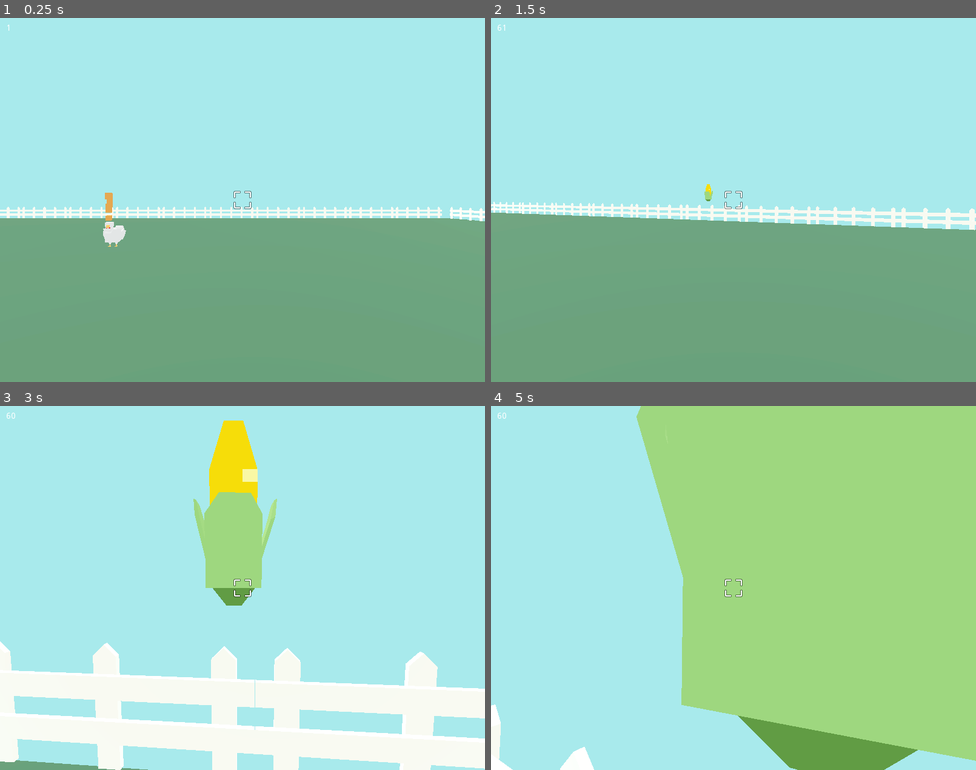
Above: before the commit, frames 1-4 (two rows, left to right).
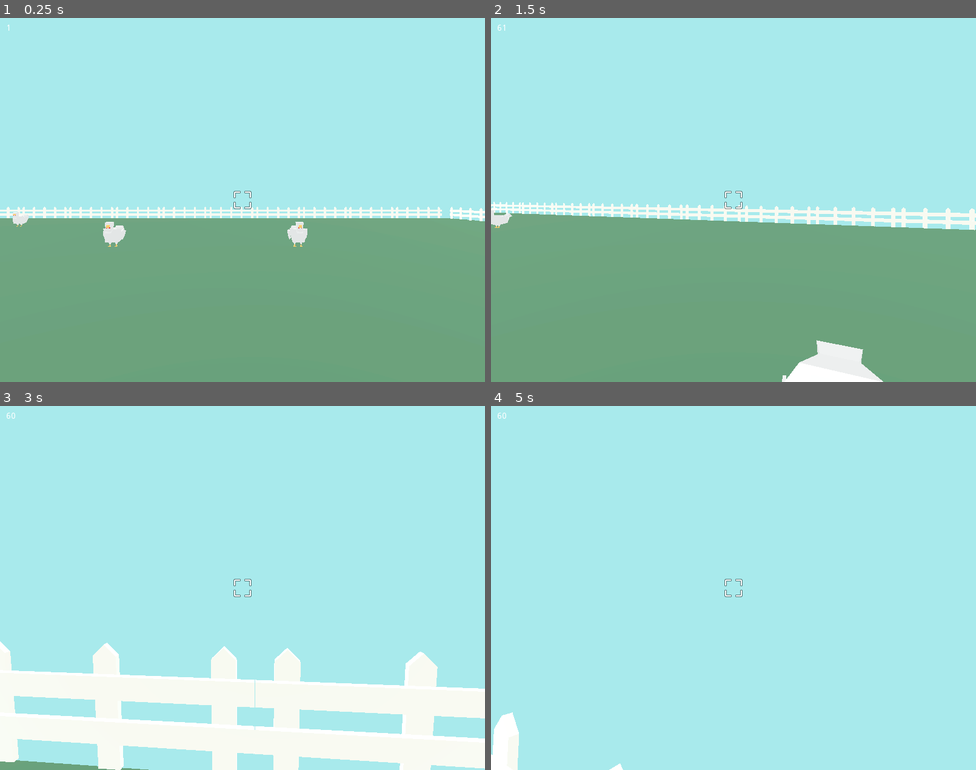
Above: after the commit, the same moments.

Repository: ehtd/godot_wild_jam_32
Game: Godot game, scene res://World.tscn
Same seed, same stepped clock (60 frames per second), same inputs: the game is played once before the commit and once after it.
Inputs (mouse positions are in pixels of both pictures, inside the frame that each line leads up to):
- Up to frame 1 (0.25 s): no input
- Up to frame 2 (1.5 s): move the mouse to (757, 200) at 0.52 s; hold W (move_forward) from 0.53 s (still down); tap E (grab) at 0.6, 1.35 s; click (757, 200) at 0.67 s; move the mouse to (709, 200) at 1.27 s; click (709, 200) at 1.42 s
- Up to frame 3 (3 s): keep holding W (move_forward); move the mouse to (252, 580) at 2.02 s; tap E (grab) at 2.1, 2.85 s; click (252, 580) at 2.17 s; move the mouse to (237, 595) at 2.77 s; click (237, 595) at 2.92 s
- Up to frame 4 (5 s): keep holding W (move_forward); move the mouse to (767, 591) at 3.52 s; tap E (grab) at 3.6, 4.35 s; click (767, 591) at 3.67 s; move the mouse to (694, 584) at 4.27 s; click (694, 584) at 4.42 s

The runs differ from the first frame. In frame 1, 0.3% of the frame differs, in the area x 2-64%, y 48-63%; in frame 2, 1.6%; in frame 3, 5.2%; in frame 4, 60%, in the area x 0-100%, y 0-100%.

Commit message:
fix collisions

Diff:
--- a/Chicken/Chicken.gd
+++ b/Chicken/Chicken.gd
@@ -32,6 +32,7 @@
 #	search_for_corn()
 	#print(closest_corn)
 	move_component.init(self)
+	question_mark.hide()
 
 
 func _process(delta):
@@ -118,7 +119,7 @@
 func set_state_walk():
 	current_state = STATES.WALK
 	animation_player.play("walk_loop")
-	print("walk")
+	#print("walk")
 
 func set_state_look():
 	current_state = STATES.LOOK
@@ -133,7 +134,7 @@
 func set_state_scared():
 	current_state = STATES.SCARED
 	animation_player.play("Idle_loop")
-	print("scared")
+	#print("scared")
 
 func can_see_player():
 	var direction_to_player = global_transform.origin.direction_to(player_ref.global_transform.origin)
--- a/Chicken/Chicken.tscn
+++ b/Chicken/Chicken.tscn
@@ -42,7 +42,7 @@
 
 [node name="MoveComponent" parent="." instance=ExtResource( 7 )]
 movement_acceleration = 2
-max_speed = 10
+max_speed = 3
 ignore_rotation = true
 
 [node name="PickupComponent" type="Area" parent="."]
--- a/Player/MoveComponent.gd
+++ b/Player/MoveComponent.gd
@@ -34,7 +34,7 @@
 
 func _physics_process(delta):
 	if frozen:
-		print("frozen")
+		#print("frozen")
 		return
 
 	var current_movement_vector = movement_vector
@@ -48,9 +48,9 @@
 
 
 func freeze():
-	print("freezing")
+	#print("freezing")
 	frozen = true
 
 func unfreeze():
-	print("unfreeze")
+	#print("unfreeze")
 	frozen = false
--- a/Player/Player.gd
+++ b/Player/Player.gd
@@ -52,7 +52,8 @@
 	if Input.is_action_just_pressed("grab"):
 		var result = can_grab_chicken()["result"]
 		if result:
-			add_corn_to_position(result.position)
+			pass
+
 
 
 func _input(event):
@@ -64,6 +65,7 @@
 	if event is InputEventMouseButton and event.pressed and event.button_index == 1:
 		var result = get_ray_intersected_dictionary(event.position, 1, ray_length_corn)
 		if result:
+			print(result)
 			add_corn_to_position(result.position)
 
 func update_ui():
--- a/Player/Player.tscn
+++ b/Player/Player.tscn
@@ -11,7 +11,7 @@
 "player",
 ]]
 collision_layer = 2
-collision_mask = 3
+collision_mask = 35
 script = ExtResource( 1 )
 
 [node name="CollisionShape" type="CollisionShape" parent="."]
--- a/World.tscn
+++ b/World.tscn
@@ -26,7 +26,7 @@
 size = Vector3( 50, 2, 50 )
 
 [sub_resource type="ConcavePolygonShape" id=5]
-data = PoolVector3Array( -50, 1, 50, 50, 1, 50, -50, -1, 50, 50, 1, 50, 50, -1, 50, -50, -1, 50, 50, 1, -50, -50, 1, -50, 50, -1, -50, -50, 1, -50, -50, -1, -50, 50, -1, -50, 50, 1, 50, 50, 1, -50, 50, -1, 50, 50, 1, -50, 50, -1, -50, 50, -1, 50, -50, 1, -50, -50, 1, 50, -50, -1, -50, -50, 1, 50, -50, -1, 50, -50, -1, -50, 50, 1, 50, -50, 1, 50, 50, 1, -50, -50, 1, 50, -50, 1, -50, 50, 1, -50, -50, -1, 50, 50, -1, 50, -50, -1, -50, 50, -1, 50, 50, -1, -50, -50, -1, -50 )
+data = PoolVector3Array( -25, 1, 25, 25, 1, 25, -25, -1, 25, 25, 1, 25, 25, -1, 25, -25, -1, 25, 25, 1, -25, -25, 1, -25, 25, -1, -25, -25, 1, -25, -25, -1, -25, 25, -1, -25, 25, 1, 25, 25, 1, -25, 25, -1, 25, 25, 1, -25, 25, -1, -25, 25, -1, 25, -25, 1, -25, -25, 1, 25, -25, -1, -25, -25, 1, 25, -25, -1, 25, -25, -1, -25, 25, 1, 25, -25, 1, 25, 25, 1, -25, -25, 1, 25, -25, 1, -25, 25, 1, -25, -25, -1, 25, 25, -1, 25, -25, -1, -25, 25, -1, 25, 25, -1, -25, -25, -1, -25 )
 
 [node name="World" type="Spatial"]
 
@@ -46,6 +46,24 @@
 [node name="Chicken" parent="." instance=ExtResource( 3 )]
 transform = Transform( 1, 0, 0, 0, 1, 0, 0, 0, 1, 0.115262, 0, -9.81141 )
 
+[node name="Chicken2" parent="." instance=ExtResource( 3 )]
+transform = Transform( 0.325618, 0, 0.945502, 0, 1, 0, -0.945502, 0, 0.325618, -5.16904, 0, -9.81141 )
+
+[node name="Chicken3" parent="." instance=ExtResource( 3 )]
+transform = Transform( 0.208919, 0, 0.977933, 0, 1, 0, -0.977933, 0, 0.208919, 0.115262, 0, 3.78419 )
+
+[node name="Chicken4" parent="." instance=ExtResource( 3 )]
+transform = Transform( 1, 0, 0, 0, 1, 0, 0, 0, 1, -9.84587, 0, -17.2915 )
+
+[node name="Chicken5" parent="." instance=ExtResource( 3 )]
+transform = Transform( 1, 0, 0, 0, 1, 0, 0, 0, 1, -14.9685, 0, -9.81141 )
+
+[node name="Chicken6" parent="." instance=ExtResource( 3 )]
+transform = Transform( 0.280533, 0, -0.959844, 0, 1, 0, 0.959844, 0, 0.280533, 0.115262, 0, 1.65907 )
+
+[node name="Chicken7" parent="." instance=ExtResource( 3 )]
+transform = Transform( 1, 0, 0, 0, 1, 0, 0, 0, 1, 7.09177, 0, -9.81141 )
+
 [node name="Navigation" type="Navigation" parent="." groups=[
 "nav",
 ]]
@@ -60,9 +78,9 @@
 mesh = SubResource( 4 )
 material/0 = null
 
-[node name="StaticBody" type="StaticBody" parent="Navigation/NavigationMeshInstance/Environment/Ground"]
-
-[node name="CollisionShape" type="CollisionShape" parent="Navigation/NavigationMeshInstance/Environment/Ground/StaticBody"]
+[node name="StaticBody2" type="StaticBody" parent="Navigation/NavigationMeshInstance/Environment/Ground"]
+
+[node name="CollisionShape" type="CollisionShape" parent="Navigation/NavigationMeshInstance/Environment/Ground/StaticBody2"]
 shape = SubResource( 5 )
 
 [node name="fence_wall" type="Spatial" parent="Navigation/NavigationMeshInstance/Environment"]
--- a/fence/Fence.tscn
+++ b/fence/Fence.tscn
@@ -5,6 +5,7 @@
 [sub_resource type="BoxShape" id=1]
 
 [node name="Fence" type="StaticBody"]
+collision_layer = 32
 
 [node name="fence" parent="." instance=ExtResource( 1 )]
 
--- a/project.godot
+++ b/project.godot
@@ -89,6 +89,7 @@
 3d_physics/layer_3="chickens"
 3d_physics/layer_4="pickups"
 3d_physics/layer_5="obstacles"
+3d_physics/layer_6="fence"
 
 [rendering]
 
